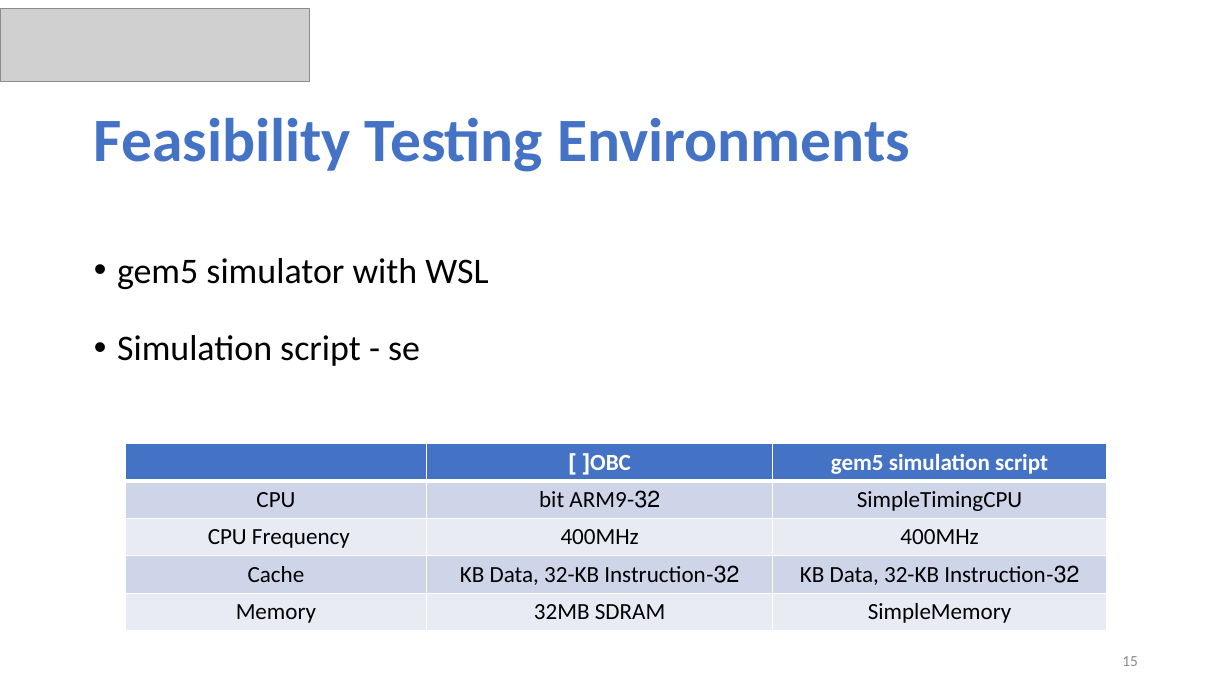
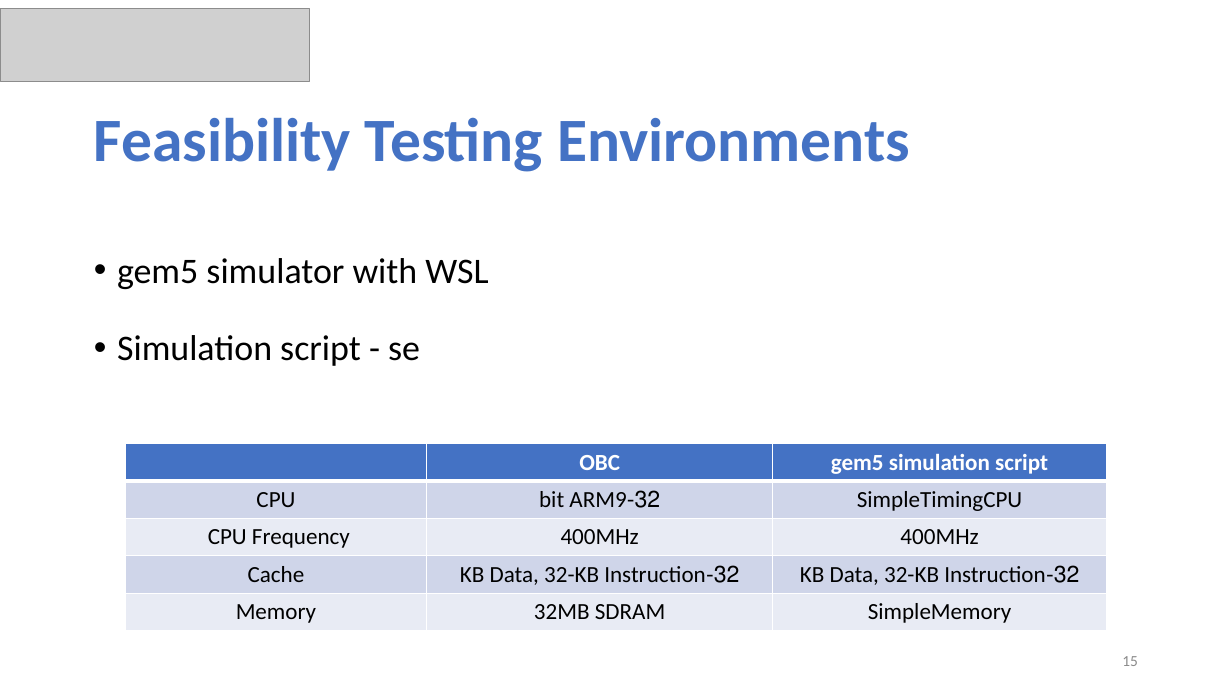
Before and after one commit to ommersh/Final-Project, a slide deck: slide 15 of Capstone Project Phase B–23-2-D-17.pptx. Drawn at 1232x693 pixels with LibreOffice and Linux fonts; fonts in the diff are those of the drawing; grey boxes stand for pictures. Boxes give left, top, right and bottom in pixels: in the first picture for what was removed or moved away, otherwise in the second. Text is boxed around its words. In the diff, an @@ line names an element or a change of style, - is before the commit and + after.

```diff
--- a/Capstone Project Phase B–23-2-D-17.pptx
+++ b/Capstone Project Phase B–23-2-D-17.pptx
@@ table at [125,444,1107,630] @@
-row 1, column 2: OBC[ ]
+row 1, column 2: OBC
```
Also in this commit, not shown: 2 other files.
